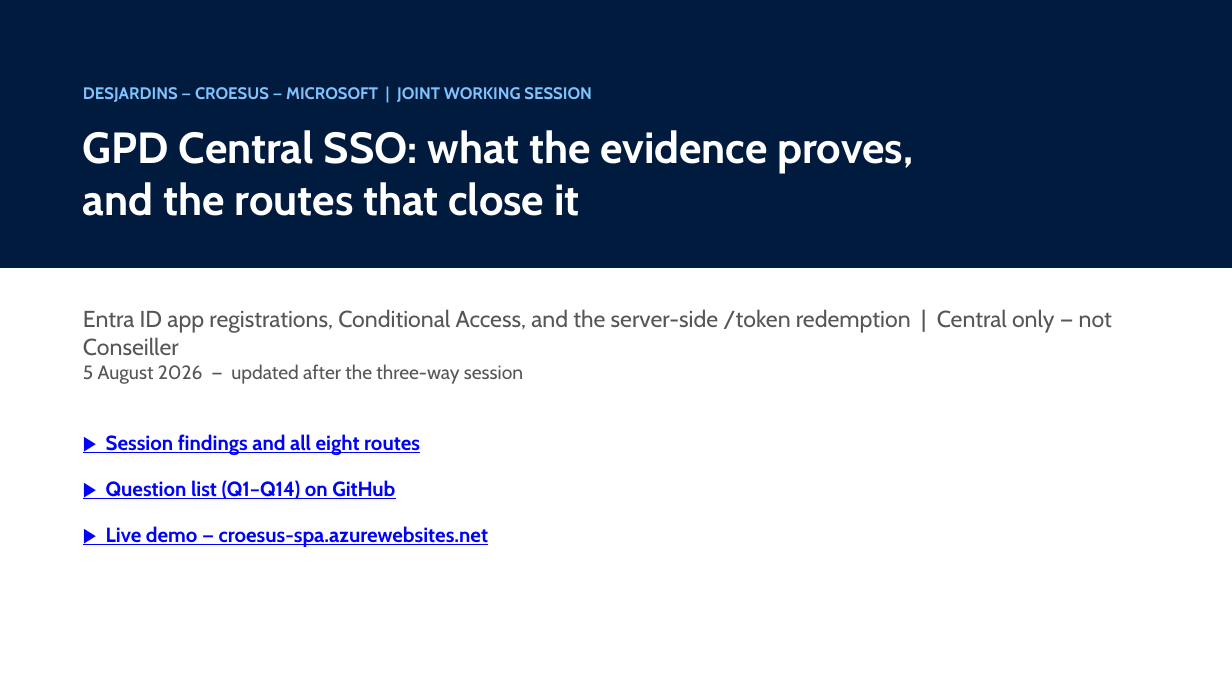
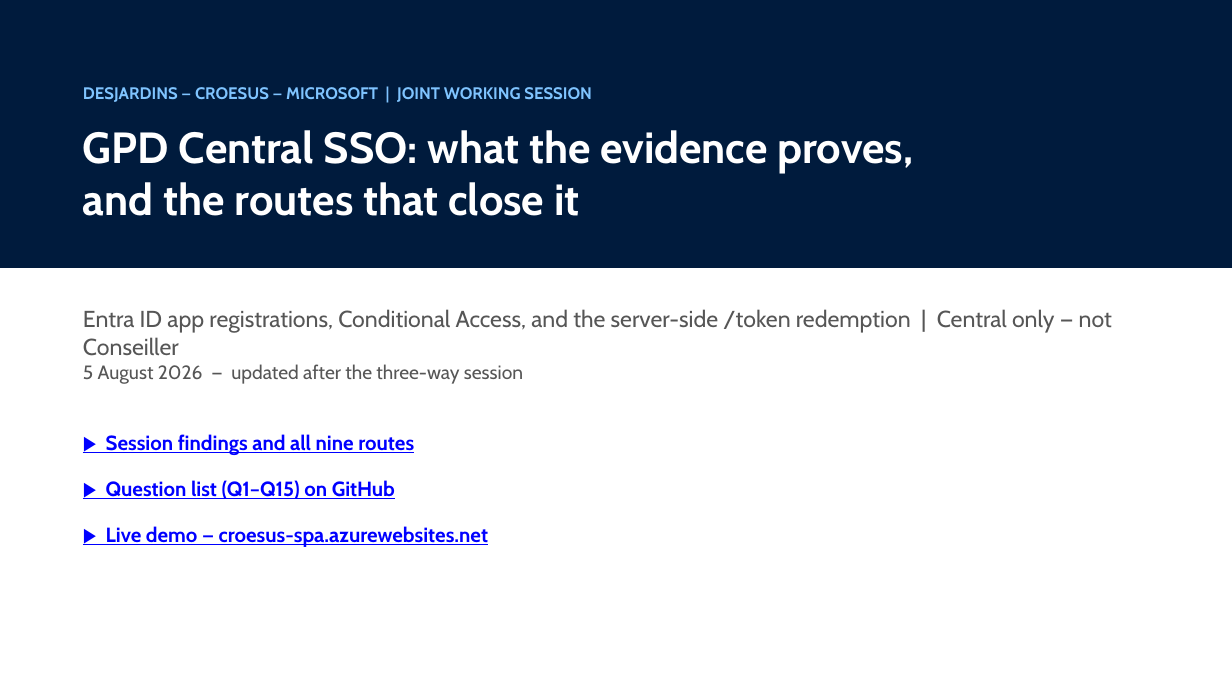
Before and after one commit to devopsabcs-engineering/croesus, a slide deck: slide 1 of docs/deck/croesus-session-deck.pptx. Drawn at 1232x693 pixels with LibreOffice and Linux fonts; fonts in the diff are those of the drawing. Boxes give left, top, right and bottom in pixels: in the first picture for what was removed or moved away, otherwise in the second. Text is boxed around its words. In the diff, an @@ line names an element or a change of style, - is before the commit and + after.

```diff
--- a/docs/deck/croesus-session-deck.pptx
+++ b/docs/deck/croesus-session-deck.pptx
@@ text at box(106, 434, 414, 455): text changed @@
-▶ Session findings and all eight routes
+▶ Session findings and all nine routes
@@ text at box(106, 480, 395, 499): text changed @@
-▶ Question list (Q1–Q14) on GitHub
+▶ Question list (Q1–Q15) on GitHub
```
Also in this commit, not shown: 10 other slides changed, 4 other files.
